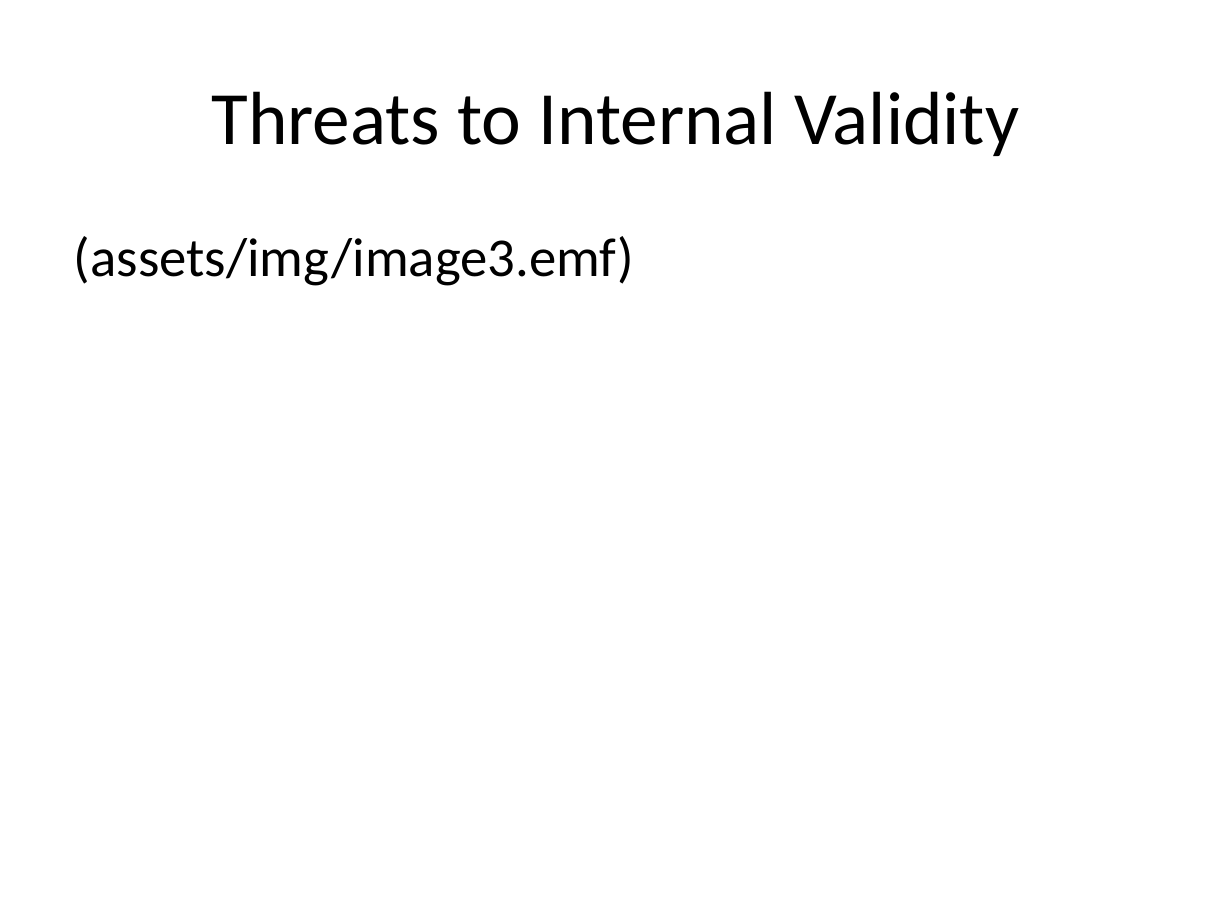
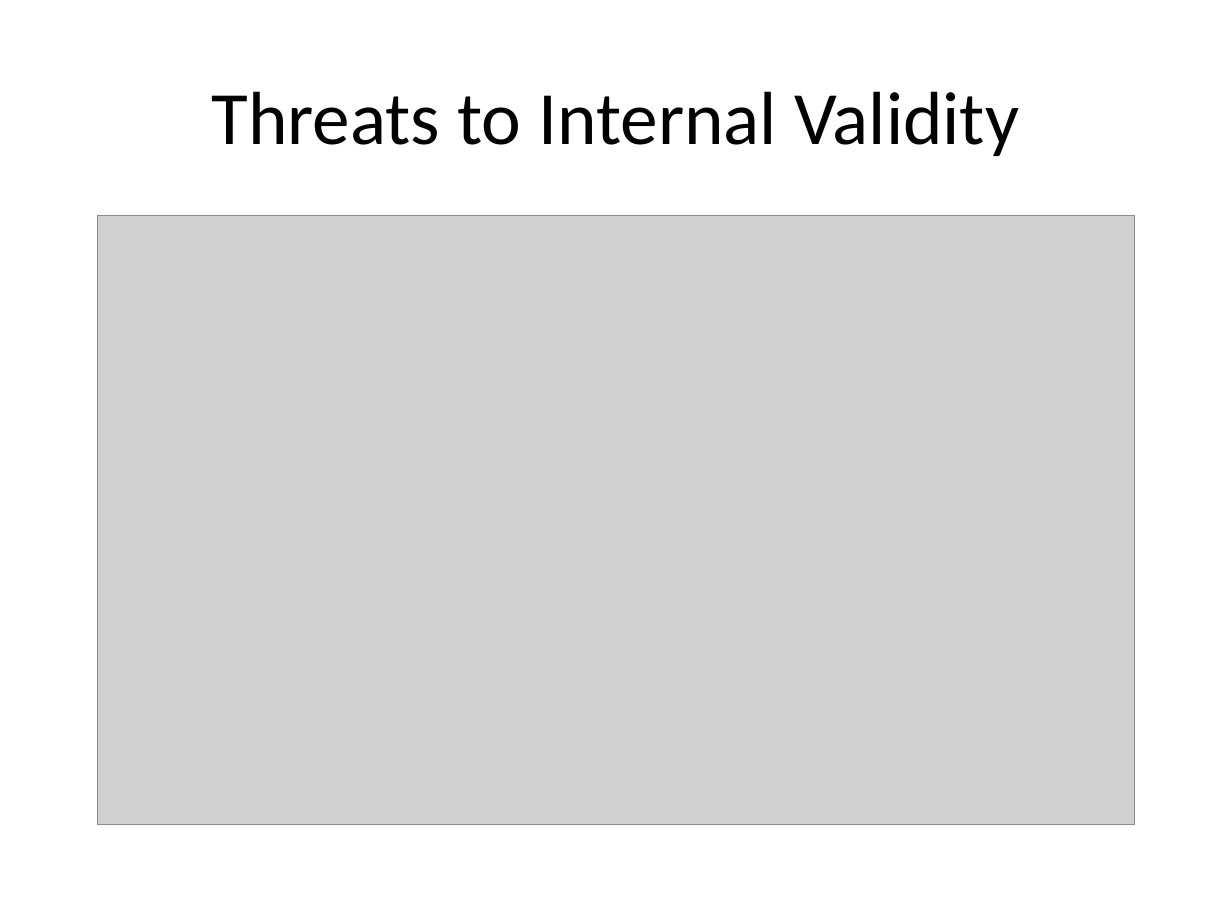
Before and after one commit to classes-medb/5510, a slide deck: slide 18 of src/video-07-validity.pptx. Drawn at 1232x924 pixels with LibreOffice and Linux fonts; fonts in the diff are those of the drawing; grey boxes stand for pictures. Boxes give left, top, right and bottom in pixels: in the first picture for what was removed or moved away, otherwise in the second. Text is boxed around its words. In the diff, an @@ line names an element or a change of style, - is before the commit and + after.

Commit message:
Added images to videos 3-7

```diff
--- a/src/video-07-validity.pptx
+++ b/src/video-07-validity.pptx
@@ text removed at [74,236,634,286] @@
-(assets/img/image3.emf)
@@ picture added at [97,216,1135,824] @@
```
Also in this commit, not shown: 6 other slides changed, 7 slides added, 5 slides removed, 7 other files.
